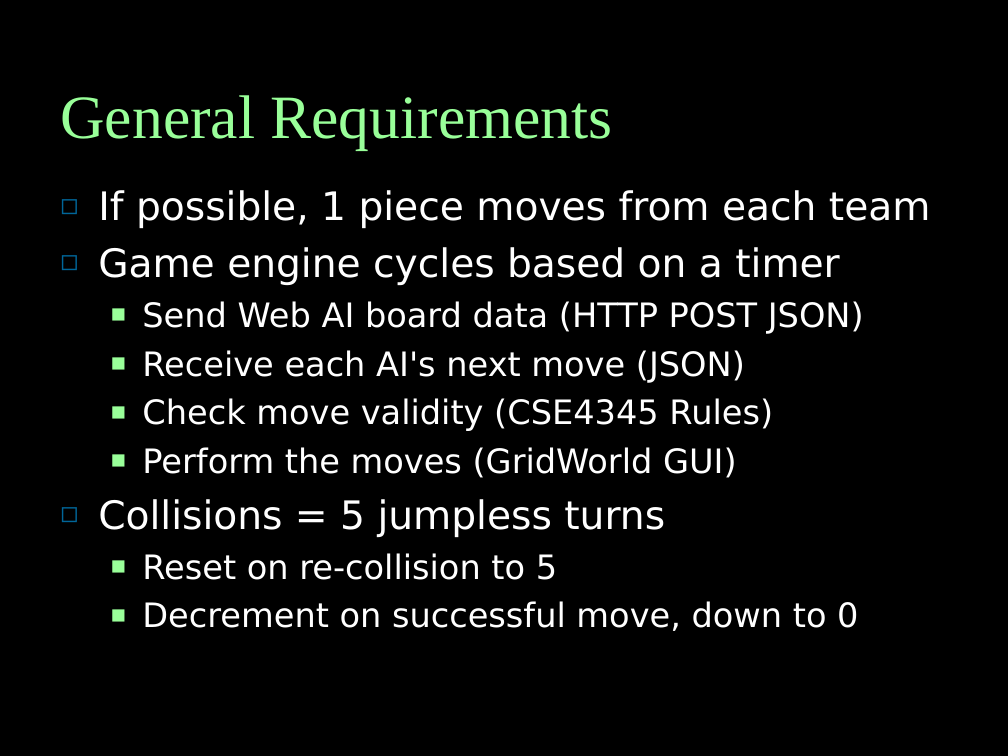
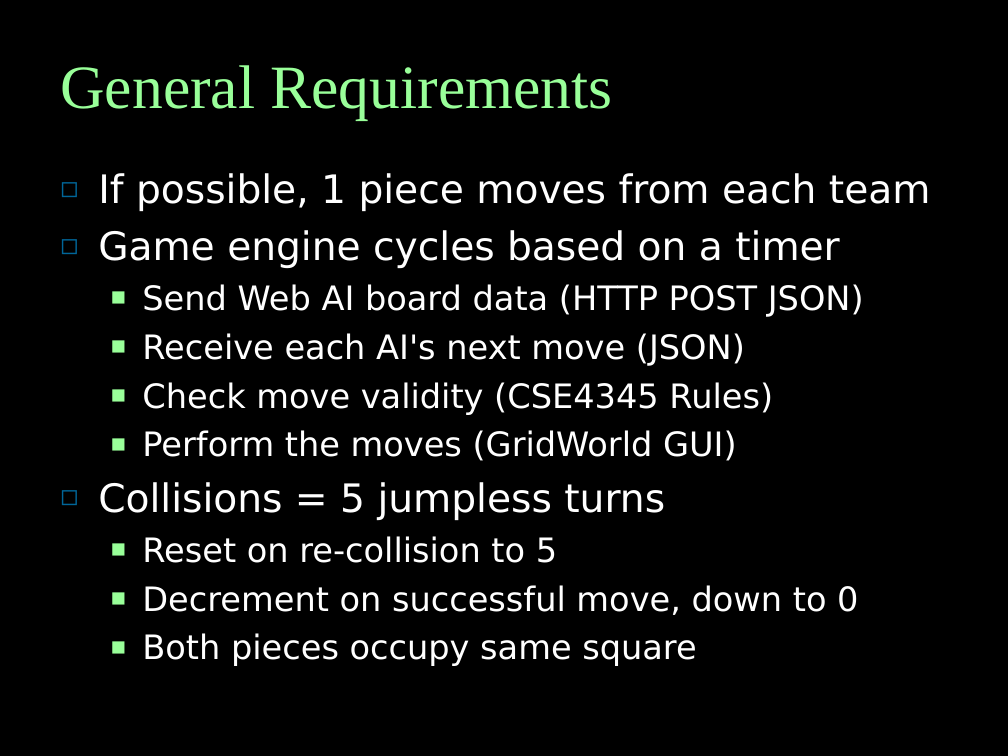
Before and after one commit to vipulkohli/JHalma, a slide deck: slide 2 of JHalmaPres.ppt. Drawn at 1008x756 pixels with LibreOffice and Linux fonts; fonts in the diff are those of the drawing. Boxes give left, top, right and bottom in pixels: in the first picture for what was removed or moved away, otherwise in the second. Text is boxed around its words. In the diff, an @@ line names an element or a change of style, - is before the commit and + after.

Commit message:
update reqs & working Java UI GridWorld

```diff
--- a/JHalmaPres.ppt
+++ b/JHalmaPres.ppt
@@ title "General Requirements": place and size @@
-title "General Requirements" at bbox=[60, 95, 613, 150]
+title "General Requirements" at bbox=[60, 65, 613, 119]
@@ text "If possible, 1 piece moves ...": place and size @@
-text "If possible, 1 piece moves ..." at bbox=[98, 190, 931, 631]
+text "If possible, 1 piece moves ..." at bbox=[98, 173, 931, 666]
@@ text at bbox=[142, 633, 696, 666]: paragraph added @@
+  ■ Both pieces occupy same square
```
Also in this commit, not shown: 14 other files.
